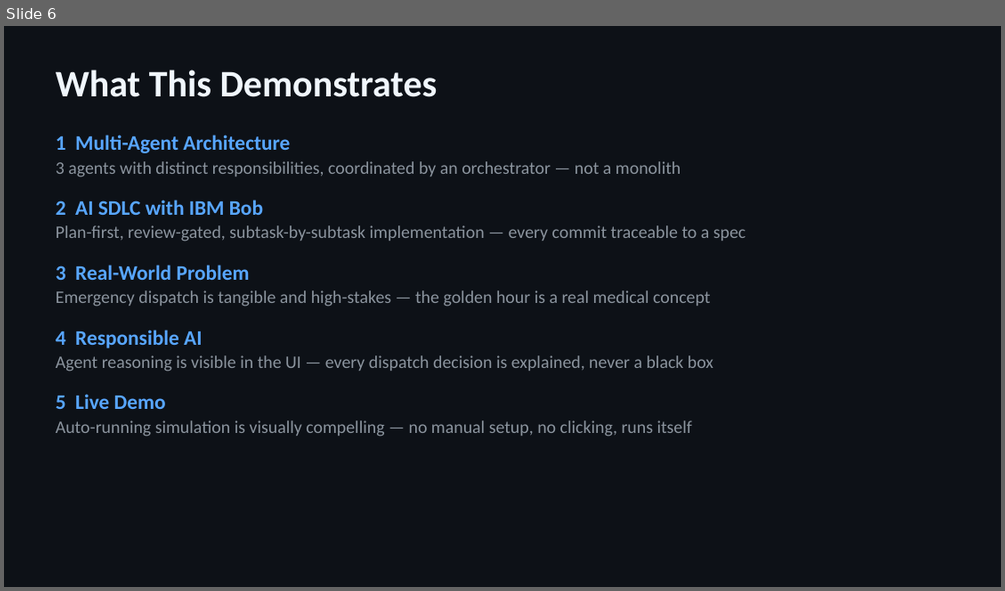
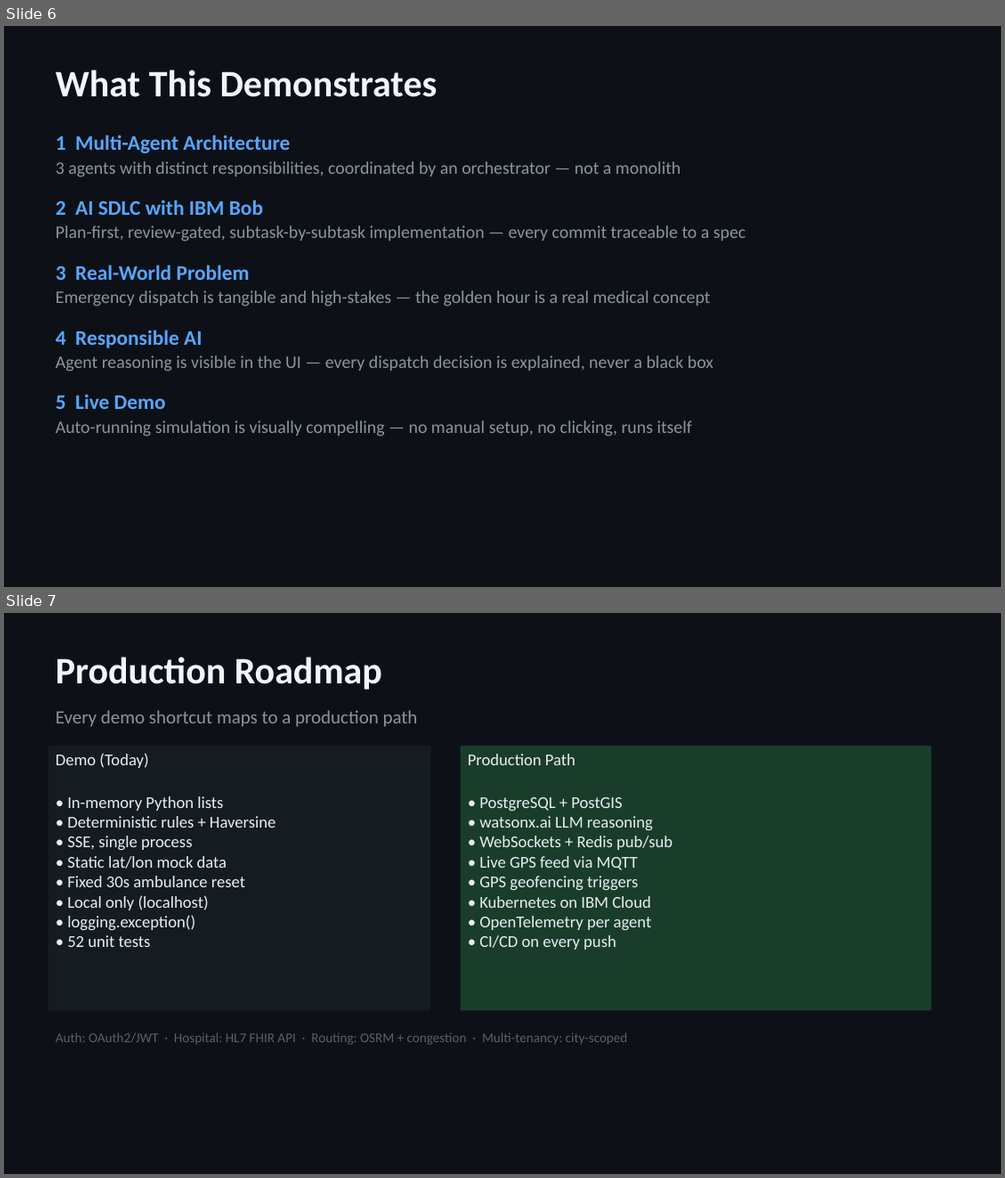
Before and after one commit to hariharamuvvala/golden-hour-agent-orchestrator, a slide deck: GoldenHour-Hackathon.pptx. Shown one above the other, each under a label of ours: slide 6 before the commit, slides 6 and 7 after it. The pictures are 1005x591 and 1005x1178 pixels, drawn with LibreOffice and Linux fonts; fonts in the diff are those of the drawing. Boxes give left, top, right and bottom in pixels: in the first picture for what was removed or moved away, otherwise in the second. Text is boxed around its words. In the diff, an @@ line names an element or a change of style, - is before the commit and + after.

Commit message:
docs: production roadmap + future agents in README, plan and pitch deck

```diff
--- a/GoldenHour-Hackathon.pptx
+++ b/GoldenHour-Hackathon.pptx
@@ slide 7 added at [4, 613, 1001, 1174], background #0D1117 @@
@@ text added at [56, 657, 382, 690], 36 pt, text #F0F6FC, bold @@
+Production Roadmap
@@ text added at [56, 710, 418, 727], 18 pt, text #8B949E @@
+Every demo shortcut maps to a production path
@@ rectangle added at [48, 746, 431, 1010], fill #161B22, 16 pt, text #E6EDF3 @@
+Demo (Today)
+• In-memory Python lists
+• Deterministic rules + Haversine
+• SSE, single process
+• Static lat/lon mock data
+• Fixed 30s ambulance reset
+• Local only (localhost)
+• logging.exception()
+• 52 unit tests
@@ rectangle added at [461, 746, 931, 1010], fill #1A3D2B, 16 pt, text #E6EDF3 @@
+Production Path
+• PostgreSQL + PostGIS
+• watsonx.ai LLM reasoning
+• WebSockets + Redis pub/sub
+• Live GPS feed via MQTT
+• GPS geofencing triggers
+• Kubernetes on IBM Cloud
+• OpenTelemetry per agent
+• CI/CD on every push
@@ text added at [56, 1032, 628, 1045], 13 pt, text #57606A @@
+Auth: OAuth2/JWT · Hospital: HL7 FHIR API · Routing: OSRM + congestion · Multi-tenancy: city-scoped
```
Also in this commit, not shown: 1 slide changed, 1 other slide added, 1 other file.
